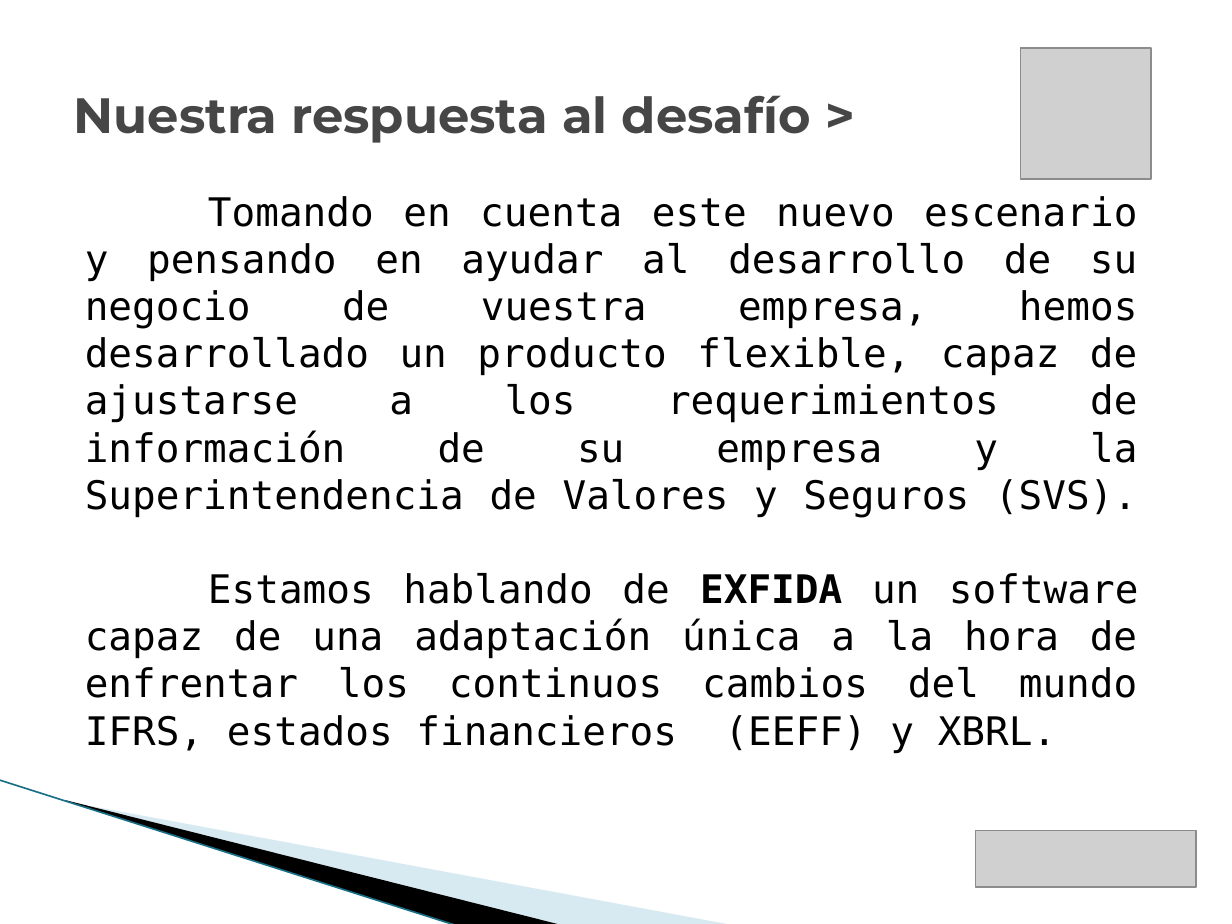
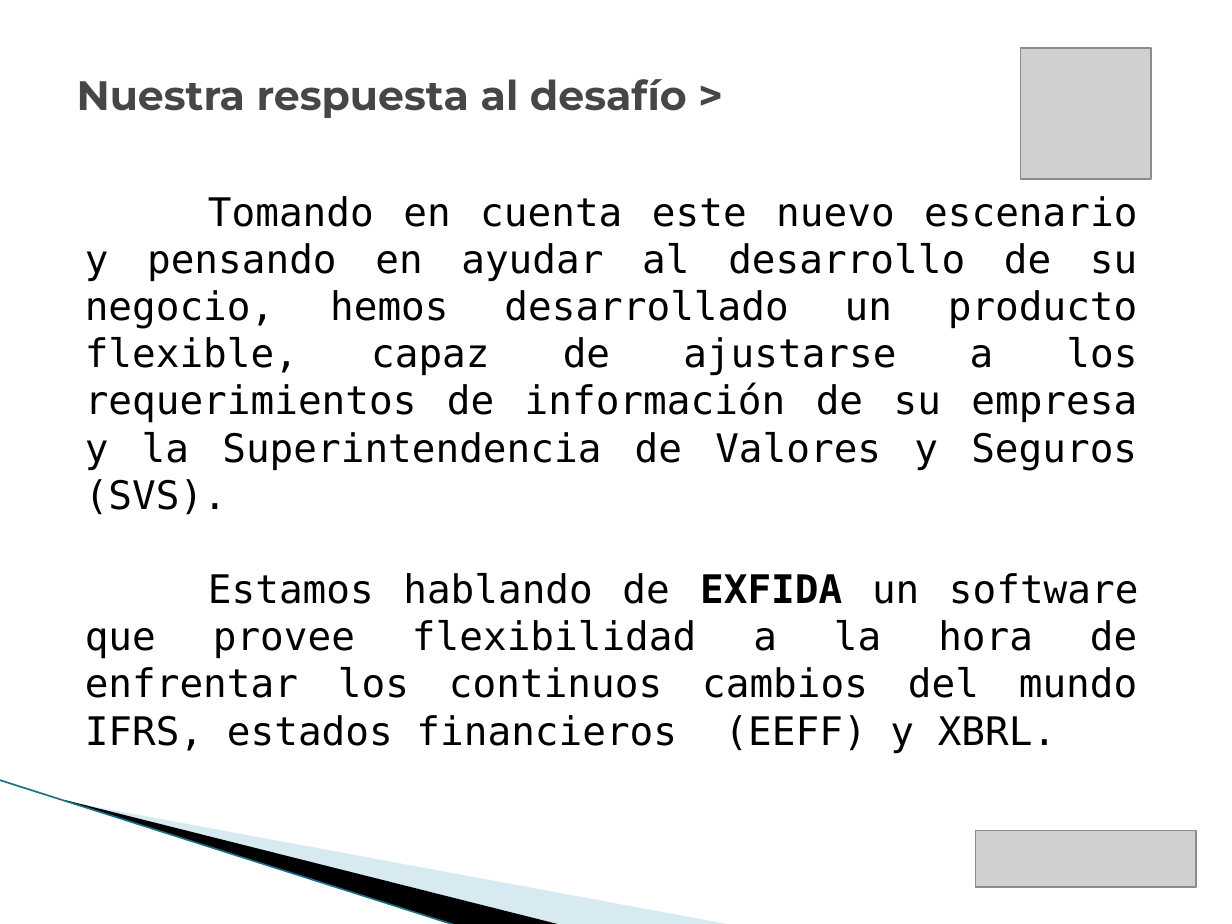
Before and after one commit to vicky1404/rev-ii, a slide deck: slide 8 of docs/comercial/brochure_2.pptx. Drawn at 1232x924 pixels with LibreOffice and Linux fonts; fonts in the diff are those of the drawing; grey boxes stand for pictures; background and template pictures are left out. Boxes give left, top, right and bottom in pixels: in the first picture for what was removed or moved away, otherwise in the second. Text is boxed around its words. In the diff, an @@ line names an element or a change of style, - is before the commit and + after.

```diff
--- a/docs/comercial/brochure_2.pptx
+++ b/docs/comercial/brochure_2.pptx
@@ title "Nuestra respuesta al desafío >": place and size @@
-title "Nuestra respuesta al desafío >" at <box>74,95,811,143</box>
+title "Nuestra respuesta al desafío >" at <box>77,79,687,118</box>
@@ title "Nuestra respuesta al desafío >" at <box>77,79,687,118</box>: size 29 to 24 pt @@
@@ text at <box>85,196,1139,698</box>: text changed @@
-Tomando en cuenta este nuevo escenario y pensando en ayudar al desarrollo de su negocio de vuestra empresa, hemos desarrollado un producto flexible, capaz de ajustarse a los requerimientos de información de su empresa y la Superintendencia de Valores y Seguros (SVS).
-Estamos hablando de EXFIDA un software capaz de una adaptación única a la hora de enfrentar los continuos cambios del mundo IFRS, estados financieros (EEFF) y XBRL.
+Tomando en cuenta este nuevo escenario y pensando en ayudar al desarrollo de su negocio, hemos desarrollado un producto flexible, capaz de ajustarse a los requerimientos de información de su empresa y la Superintendencia de Valores y Seguros (SVS).
+Estamos hablando de EXFIDA un software que provee flexibilidad a la hora de enfrentar los continuos cambios del mundo IFRS, estados financieros (EEFF) y XBRL.
```
Also in this commit, not shown: 17 other slides changed, 2 slides added, 1 slide removed, 1 other file.
